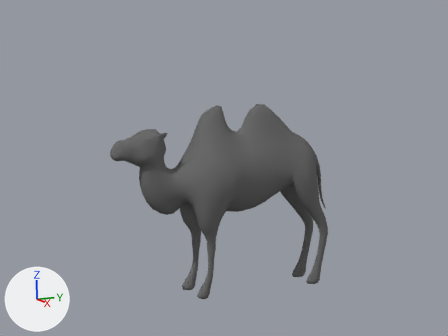
The Blender file camel.blend: old version first, new version second.
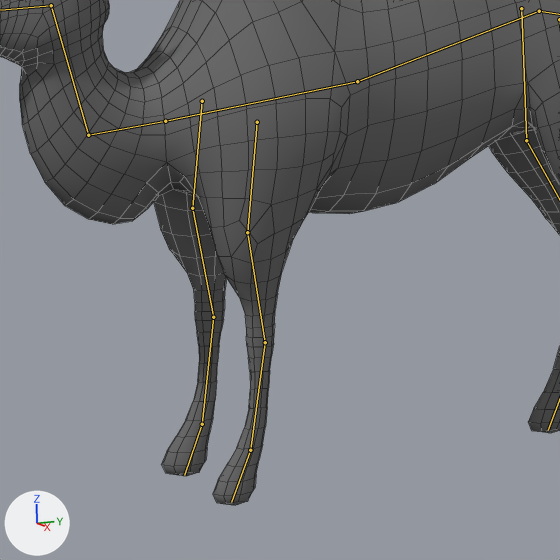
There are two pictures of each version: one from the file's camera 'Camera', one close up on the part from 30% to 67% of the width and 44% to 94% of the height. The axes (+X, +Y, +Z) are drawn at lower left. The lights are the same throughout. Both versions are drawn at frame 20 of the action 'stand-up'; the numbers are the values there. The bones that bend it are drawn over the model as lines in the close-ups. The close-ups show mesh edges as thin lines.

The first close-up shows 'Camel'.
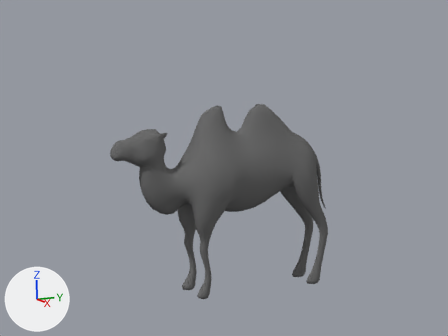
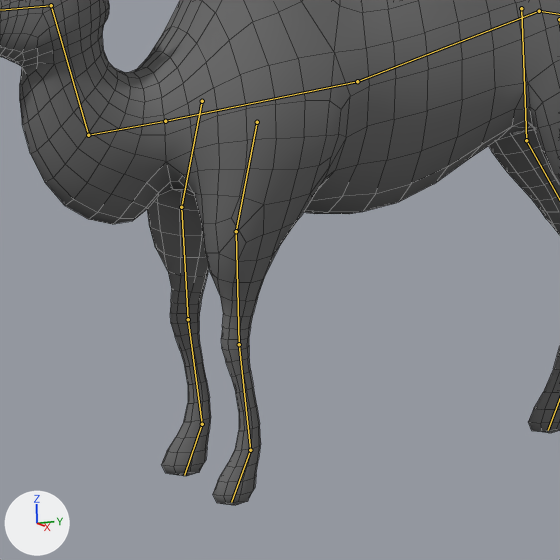
Commit message: action made of follow path animation, sit-down realized by reversed stand-up

Where the change shows, as pixel boxes (x1, y1, x2, y2) in the close-ups (560 x 560 px):
'Camel', posed: (0, 0, 560, 505) in both
bone 'Palm.L', root to tip: before (265, 342) to (250, 450); after (239, 344) to (250, 450)
bone 'Palm.R', root to tip: before (213, 317) to (202, 424); after (188, 319) to (202, 424)

The edits, one by one:
Bone 'Palm.L' (bone_palm_l) turns from (0, 0, 0) to (-23, -1, 0) degrees about its own x, y and z.
Bone 'Palm.R' (bone_palm_r) turns from (0, 0, 0) to (-23, 1, 1) degrees about its own x, y and z.
